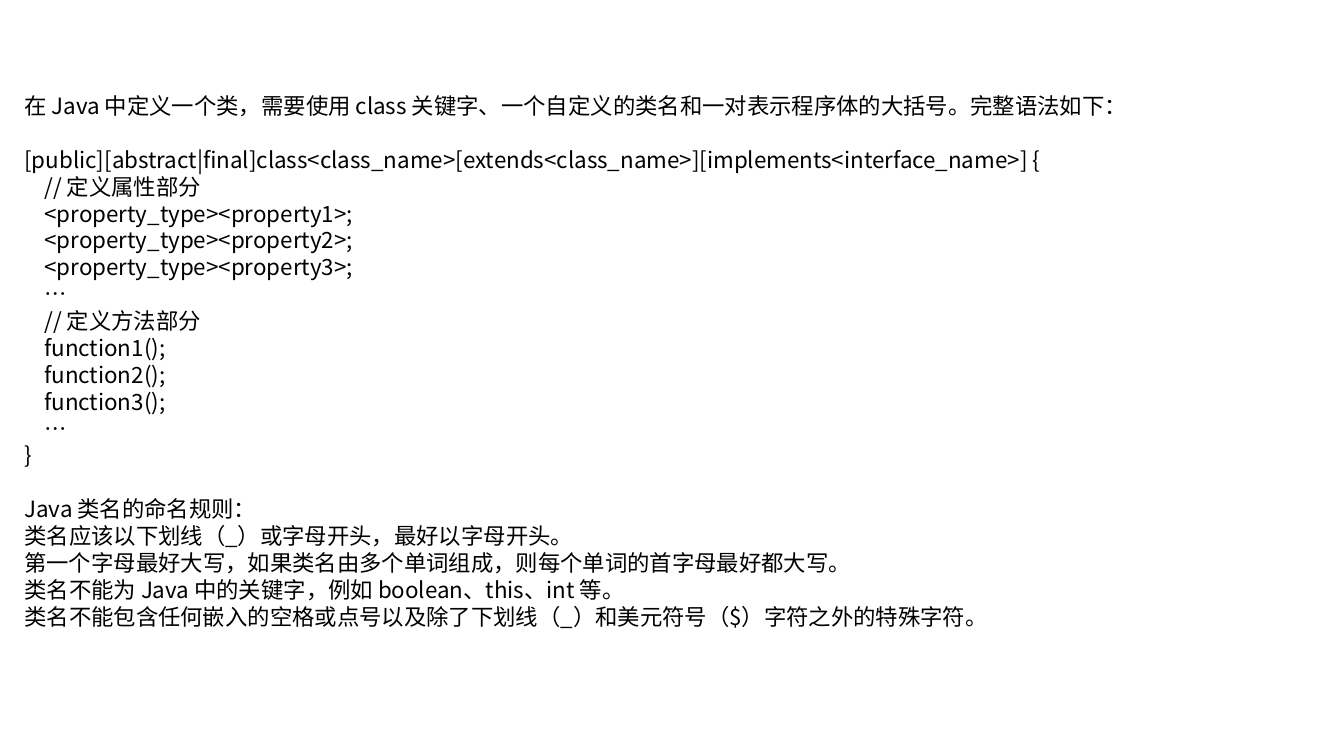
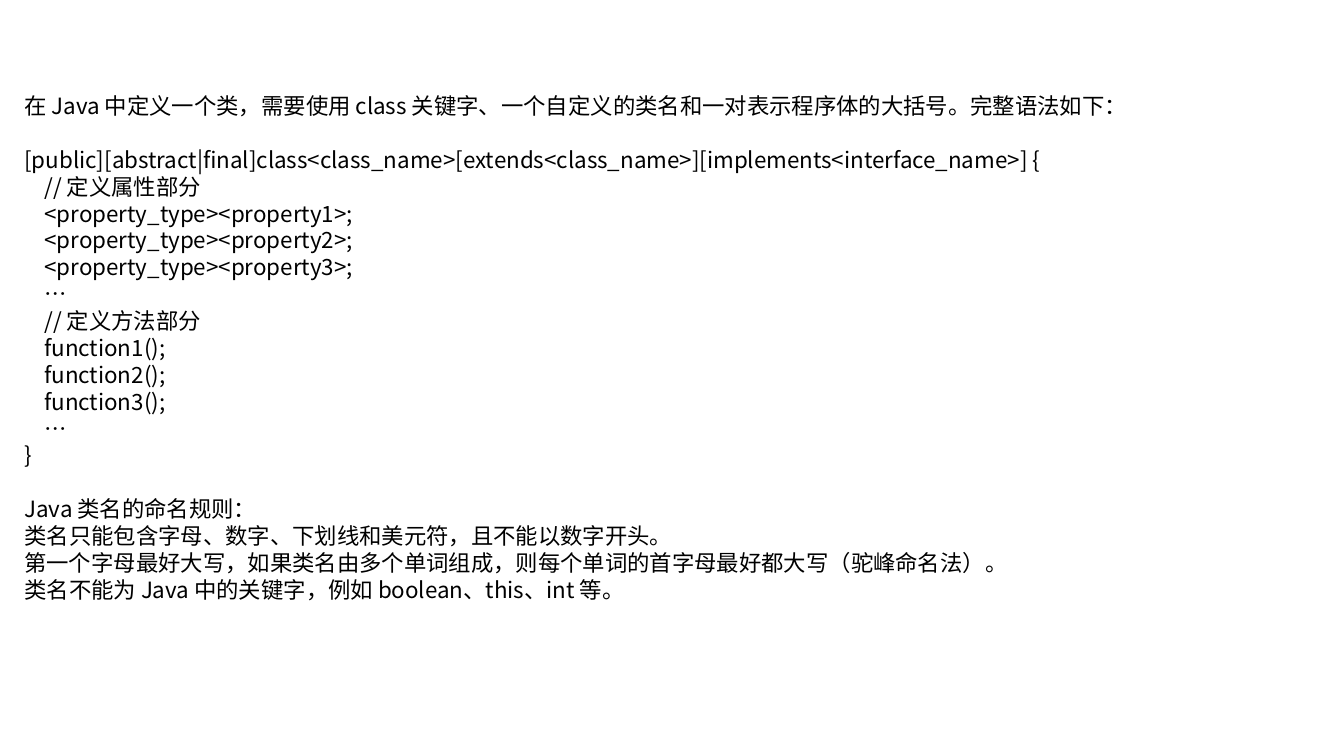
Before and after one commit to linkknown/PPT, a slide deck: slide 7 of 基础PPT/第2章：Java面向对象.pptx. Drawn at 1344x756 pixels with LibreOffice and Linux fonts; fonts in the diff are those of the drawing; background and template pictures are left out. Boxes give left, top, right and bottom in pixels: in the first picture for what was removed or moved away, otherwise in the second. Text is boxed around its words. In the diff, an @@ line names an element or a change of style, - is before the commit and + after.

```diff
--- a/基础PPT/第2章：Java面向对象.pptx
+++ b/基础PPT/第2章：Java面向对象.pptx
@@ text at <box>24,525,1007,574</box>: text changed @@
-类名应该以下划线（_）或字母开头，最好以字母开头。
-第一个字母最好大写，如果类名由多个单词组成，则每个单词的首字母最好都大写。
+类名只能包含字母、数字、下划线和美元符，且不能以数字开头。
+第一个字母最好大写，如果类名由多个单词组成，则每个单词的首字母最好都大写（驼峰命名法）。
@@ text at <box>24,606,987,628</box>: paragraph removed @@
-类名不能包含任何嵌入的空格或点号以及除了下划线（_）和美元符号（$）字符之外的特殊字符。
```
Also in this commit, not shown: 6 other slides changed, 2 slides added, 1 slide removed.
